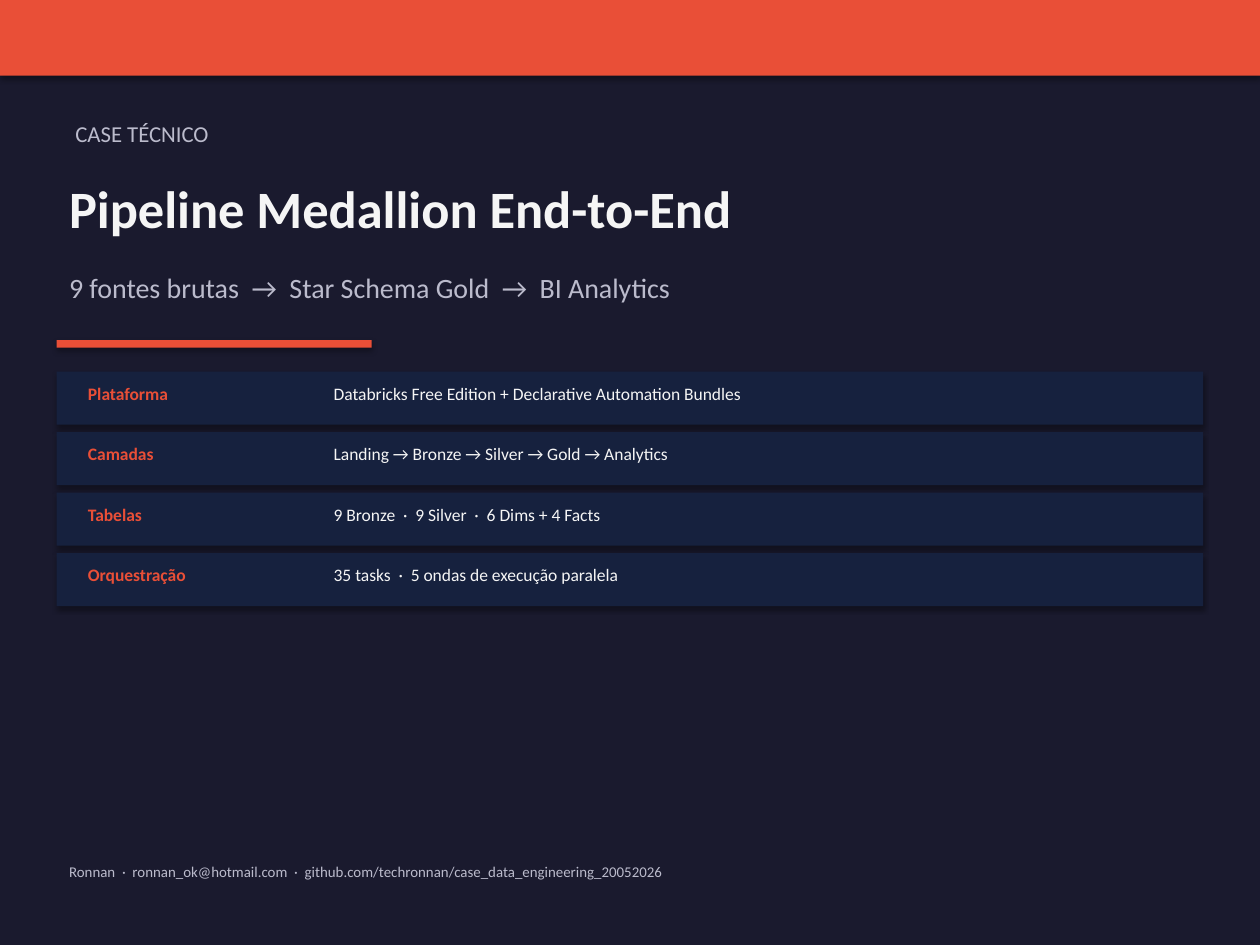
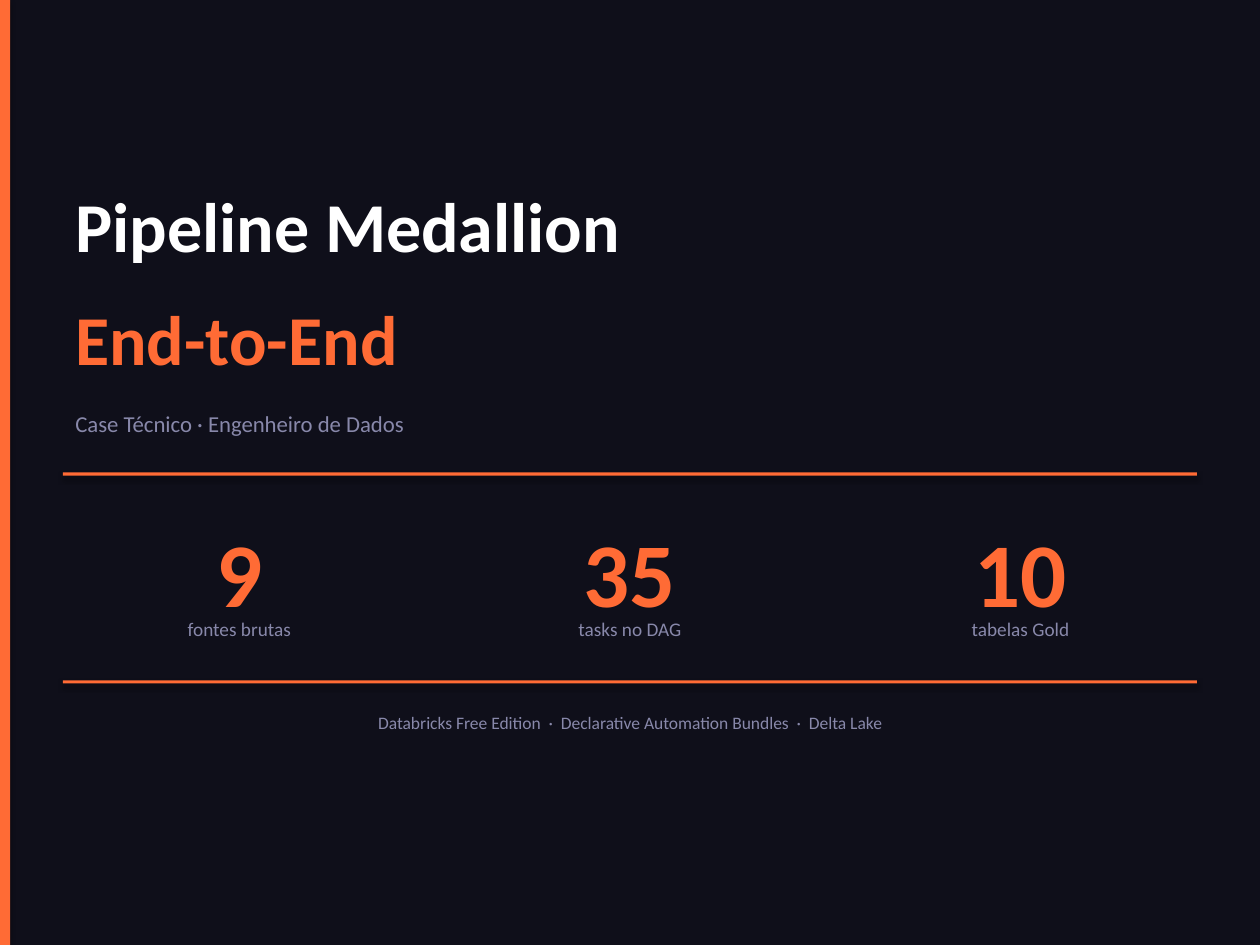
Before and after one commit to techronnan/case_data_engineering_20052026, a slide deck: slide 1 of docs/resumo_executivo.pptx. Drawn at 1260x945 pixels with LibreOffice and Linux fonts; fonts in the diff are those of the drawing. Boxes give left, top, right and bottom in pixels: in the first picture for what was removed or moved away, otherwise in the second. Text is boxed around its words. In the diff, an @@ line names an element or a change of style, - is before the commit and + after.

```diff
--- a/docs/resumo_executivo.pptx
+++ b/docs/resumo_executivo.pptx
@@ background #1A1A2E to #0F0F1A @@
@@ rectangle removed at [0,0,1260,76] @@
@@ rectangle added at [0,0,10,945], fill #FF6B35 @@
@@ text at [75,203,620,263]: text changed; size 13 to 40 pt; text colour #BBBBCC to #FFFFFF; bold on @@
-CASE TÉCNICO
+Pipeline Medallion
@@ text at [75,316,397,366]: text changed; size 30 to 40 pt; text colour #F5F5F5 to #FF6B35 @@
-Pipeline Medallion End-to-End
+End-to-End
@@ rectangle removed at [57,340,372,348] @@
@@ rectangle removed at [57,372,1203,425] @@
@@ text removed at [88,387,168,400] @@
-Plataforma
@@ text at [75,416,404,436]: text changed; size 16 to 13 pt; text colour #BBBBCC to #8888AA @@
-9 fontes brutas → Star Schema Gold → BI Analytics
+Case Técnico · Engenheiro de Dados
@@ text removed at [88,447,154,460] @@
-Camadas
@@ rectangle at [63,472,1197,476]: fill #16213E to #FF6B35 @@
@@ rectangle: place and size @@
-rectangle at [57,432,1203,485]
+rectangle at [63,472,1197,476]
@@ text removed at [88,508,142,521] @@
-Tabelas
@@ text removed at [334,509,600,521] @@
-9 Bronze · 9 Silver · 6 Dims + 4 Facts
@@ rectangle removed at [57,553,1203,606] @@
@@ text removed at [88,569,186,584] @@
-Orquestração
@@ text added at [216,547,262,629], 52 pt, text #FF6B35, bold @@
+9
@@ text removed at [334,569,618,584] @@
-35 tasks · 5 ondas de execução paralela
@@ text added at [584,547,676,629], 52 pt, text #FF6B35, bold @@
+35
@@ text added at [974,547,1066,629], 52 pt, text #FF6B35, bold @@
+10
@@ text added at [188,622,291,636], 11 pt, text #8888AA @@
+fontes brutas
@@ text added at [578,622,682,636], 11 pt, text #8888AA @@
+tasks no DAG
@@ text at [972,622,1069,636]: text changed; size 10 to 11 pt; text colour #F5F5F5 to #8888AA @@
-Landing → Bronze → Silver → Gold → Analytics
+tabelas Gold
@@ rectangle: place and size @@
-rectangle at [57,493,1203,546]
+rectangle at [63,680,1197,684]
@@ rectangle at [63,680,1197,684]: fill #16213E to #FF6B35 @@
@@ text at [378,717,882,729]: text changed; text colour #F5F5F5 to #8888AA @@
-Databricks Free Edition + Declarative Automation Bundles
+Databricks Free Edition · Declarative Automation Bundles · Delta Lake
@@ text removed at [69,866,662,880] @@
-Ronnan · ronnan_ok@hotmail.com · github.com/techronnan/case_data_engineering_20052026
```
Also in this commit, not shown: 4 other slides changed, 1 slide added, 1 slide removed, 2 other files.
